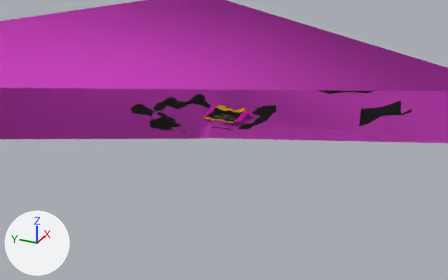
What one commit did to the Blender file data/levels/test/tutorial/models/tutorial.blend.
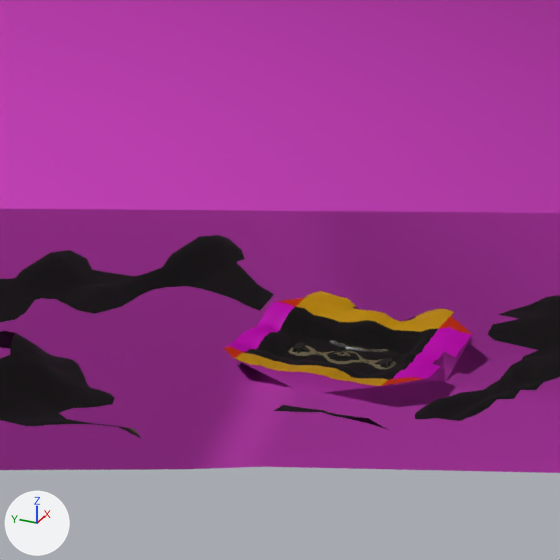
Each version appears first whole from a 50 mm lens placed at (-55531.0, -24938.0, 25125.0), pointed at (-958.0, -380.0, -2162.0), and next in a close-up on the part from 36% to 59% of the width and 18% to 56% of the height. Every picture has the same lights, and +X, +Y and +Z are marked at lower left. Everything nearer to the camera than a plane just in front of the edit is cut away.

Objects in the first close-up: 'cluster_0.001', 'cluster_0.002', 'cluster_0.004'.
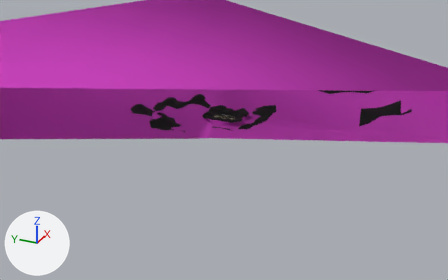
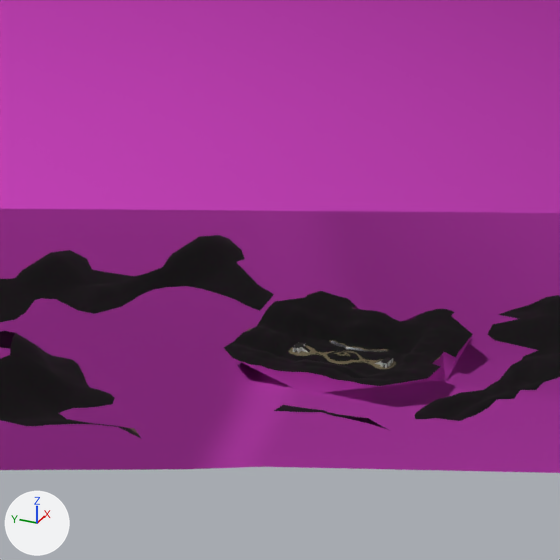
What differs and where, as boxes (x1, y1, x2, y2) in the close-ups (560 x 560 px):
```json
{"object": "cluster_0.004", "change": "surface changed", "before": [224, 291, 473, 386], "after": [224, 291, 473, 386]}
```

Scene script edits in JSON lines:
```json
{"op": "remove", "block": "mat_example_tutorial_ground1", "code": "mat_example_tutorial_ground1.base_color = (0.8, 0.415, 0.0)  # yellow #e7ac00"}
{"op": "add", "block": "mat_example_tutorial_ground1", "code": "mat_example_tutorial_ground1.texture = img_example_tutorial_ground_tif"}
{"op": "set", "path": "mat_example_tutorial_ground1.roughness", "old": "0.5", "new": "1.0"}
{"op": "remove", "block": "mat_example_tutorial_ground2", "code": "mat_example_tutorial_ground2.base_color = (0.8, 0.0405, 0.0)  # orange #e73900"}
{"op": "add", "block": "mat_example_tutorial_ground2", "code": "mat_example_tutorial_ground2.texture = img_example_tutorial_ground_tif"}
{"op": "set", "path": "mat_example_tutorial_ground2.roughness", "old": "0.5", "new": "1.0"}
{"op": "remove", "block": "mat_example_tutorial_ground3", "code": "mat_example_tutorial_ground3.base_color = (0.8, 0.000818, 0.678)  # pink #e703d7"}
{"op": "add", "block": "mat_example_tutorial_ground3", "code": "mat_example_tutorial_ground3.texture = img_example_tutorial_ground_tif"}
{"op": "set", "path": "mat_example_tutorial_ground3.roughness", "old": "0.5", "new": "1.0"}
```
